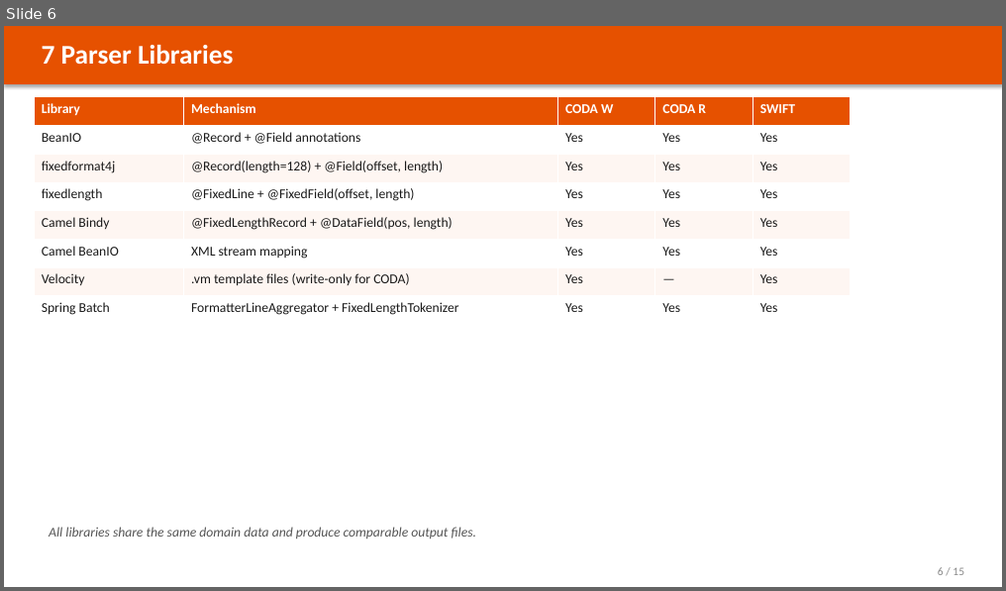
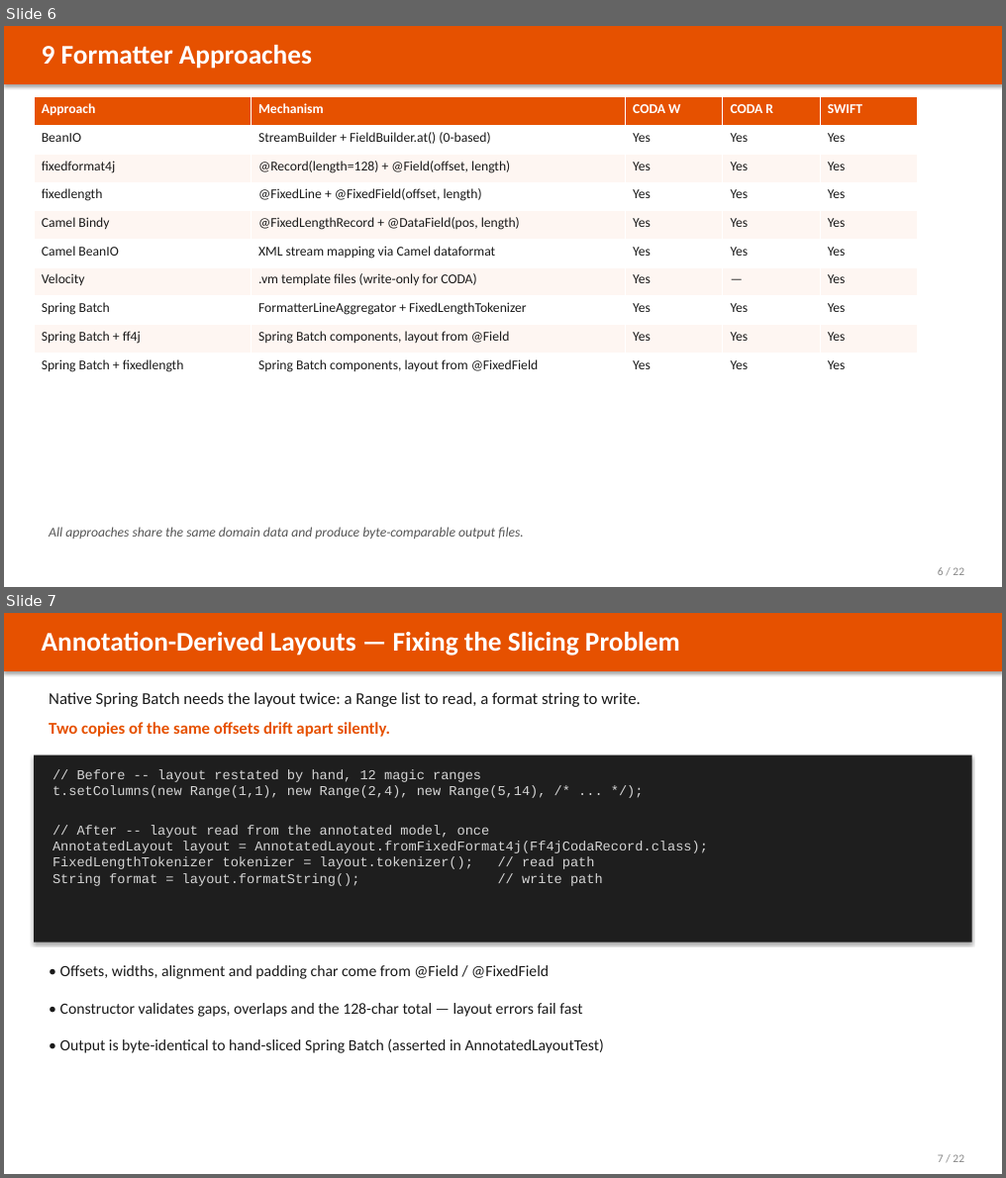
Before and after one commit to wallaceespindola/fixed-length-converters, a slide deck: docs/slides/banking-parser-platform.pptx. Shown one above the other, each under a label of ours: slide 6 before the commit, slides 6 and 7 after it. The pictures are 1006x591 and 1006x1178 pixels, drawn with LibreOffice and Linux fonts; fonts in the diff are those of the drawing. Boxes give left, top, right and bottom in pixels: in the first picture for what was removed or moved away, otherwise in the second. Text is boxed around its words. In the diff, an @@ line names an element or a change of style, - is before the commit and + after.

Commit message:
docs: ground the formatter comparison in verified data
The comparison tables rated libraries on adjectives alone — no versions, no
release dates, no maintenance signal, and nothing a bank could use to judge
operational risk.

Replace them with facts gathered on 2026-07-27 from Maven Central metadata,
the GitHub REST API and deps.dev: pinned vs latest version, release dates,
repository activity, stars, governance model, dependent packages, license,
jar size and transitive cost (camel-bindy drags in icu4j at 14 MB), plus the
CVE-2020-13936 caveat for Velocity templates. Maven Central publishes no
download counts, so dependents and release cadence stand in for adoption and
the docs say so rather than quoting an invented number.

Add measured throughput for all nine approaches: a 36-benchmark JMH run and
end-to-end batch-pipeline records/second. fixedformat4j leads CODA; the two
annotation-derived Spring Batch hybrids match native Spring Batch, confirming
the reflection cost is construction-time only.

Deck grows from 15 to 22 slides (annotation-derived layouts, library health,
adoption, supply chain, bank suitability, both performance views). README and
CLAUDE.md updated; PPTX regenerated from tools/python/generate_pptx.py.

```diff
--- a/docs/slides/banking-parser-platform.pptx
+++ b/docs/slides/banking-parser-platform.pptx
@@ slide 7 added at (x1=4, y1=613, x2=1002, y2=1174), background #FFFFFF @@
@@ rectangle added at (x1=4, y1=613, x2=1002, y2=671), fill #E65100 @@
@@ text added at (x1=42, y1=632, x2=680, y2=656), 26 pt, text #FFFFFF, bold @@
+Annotation-Derived Layouts — Fixing the Slicing Problem
@@ text added at (x1=49, y1=692, x2=641, y2=707), 16 pt, text #1A1A1A @@
+Native Spring Batch needs the layout twice: a Range list to read, a format string to write.
@@ text added at (x1=49, y1=722, x2=390, y2=737), 16 pt, text #E65100, bold @@
+Two copies of the same offsets drift apart silently.
@@ rectangle added at (x1=34, y1=756, x2=972, y2=943), fill #1E1E1E @@
@@ text added at (x1=53, y1=769, x2=708, y2=886), 13 pt, text #D4D4D4 @@
+// Before -- layout restated by hand, 12 magic ranges
+t.setColumns(new Range(1,1), new Range(2,4), new Range(5,14), /* ... */);
+// After -- layout read from the annotated model, once
+AnnotatedLayout layout = AnnotatedLayout.fromFixedFormat4j(Ff4jCodaRecord.class);
+FixedLengthTokenizer tokenizer = layout.tokenizer(); // read path
+String format = layout.formatString(); // write path
@@ text added at (x1=60, y1=965, x2=548, y2=979), 15 pt, text #1A1A1A @@
+• Offsets, widths, alignment and padding char come from @Field / @FixedField
@@ text added at (x1=60, y1=1003, x2=582, y2=1017), 15 pt, text #1A1A1A @@
+• Constructor validates gaps, overlaps and the 128-char total — layout errors fail fast
@@ text added at (x1=60, y1=1039, x2=604, y2=1054), 15 pt, text #1A1A1A @@
+• Output is byte-identical to hand-sliced Spring Batch (asserted in AnnotatedLayoutTest)
@@ text added at (x1=938, y1=1155, x2=964, y2=1162), 11 pt, text #888888 @@
+7 / 22
@@ slide 6 changed as well @@
@@ text at (x1=42, y1=45, x2=312, y2=69): text changed @@
-7 Parser Libraries
+9 Formatter Approaches
@@ table at (x1=34, y1=97, x2=918, y2=381) @@
-row 1, column 1: Library
+row 1, column 1: Approach
-row 2, column 2: @Record + @Field annotations
+row 2, column 2: StreamBuilder + FieldBuilder.at() (0-based)
-row 6, column 2: XML stream mapping
+row 6, column 2: XML stream mapping via Camel dataformat
+row 9: Spring Batch + ff4j | Spring Batch components, layout from @Field | Yes | Yes | Yes
+row 10: Spring Batch + fixedlength | Spring Batch components, layout from @FixedField | Yes | Yes | Yes
@@ table resized from (x1=34, y1=97, x2=849, y2=325) to (x1=34, y1=97, x2=918, y2=381) @@
@@ text at (x1=49, y1=527, x2=524, y2=539): text changed @@
-All libraries share the same domain data and produce comparable output files.
+All approaches share the same domain data and produce byte-comparable output files.
@@ text at (x1=938, y1=568, x2=964, y2=575): text changed @@
-6 / 15
+6 / 22
```
Also in this commit, not shown: 13 other slides changed, 7 other slides added, 1 slide removed, 7 other files.
